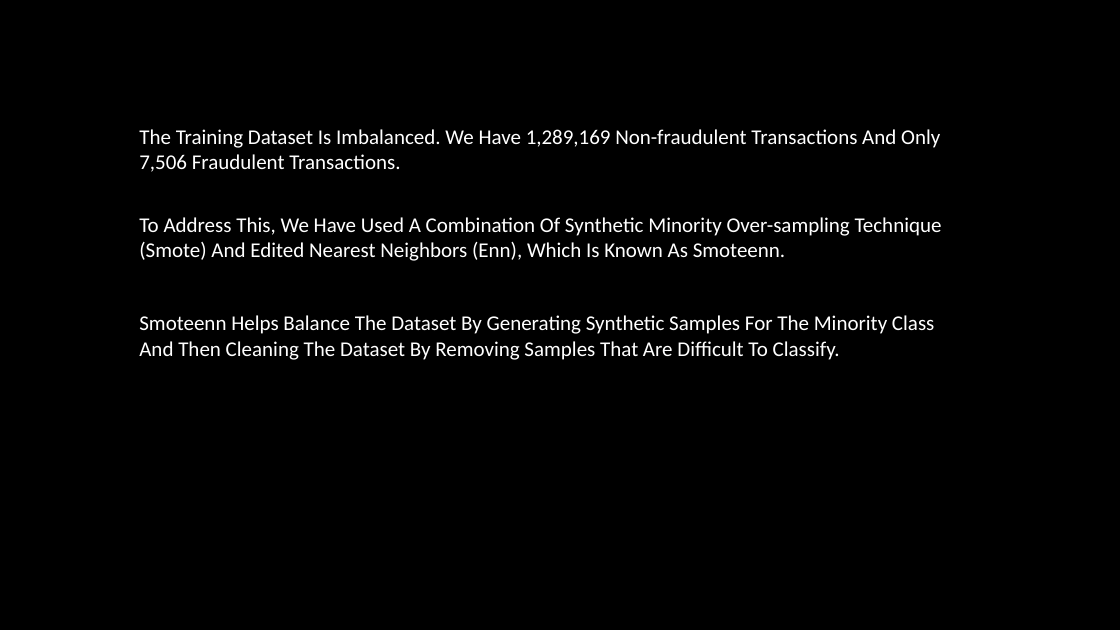
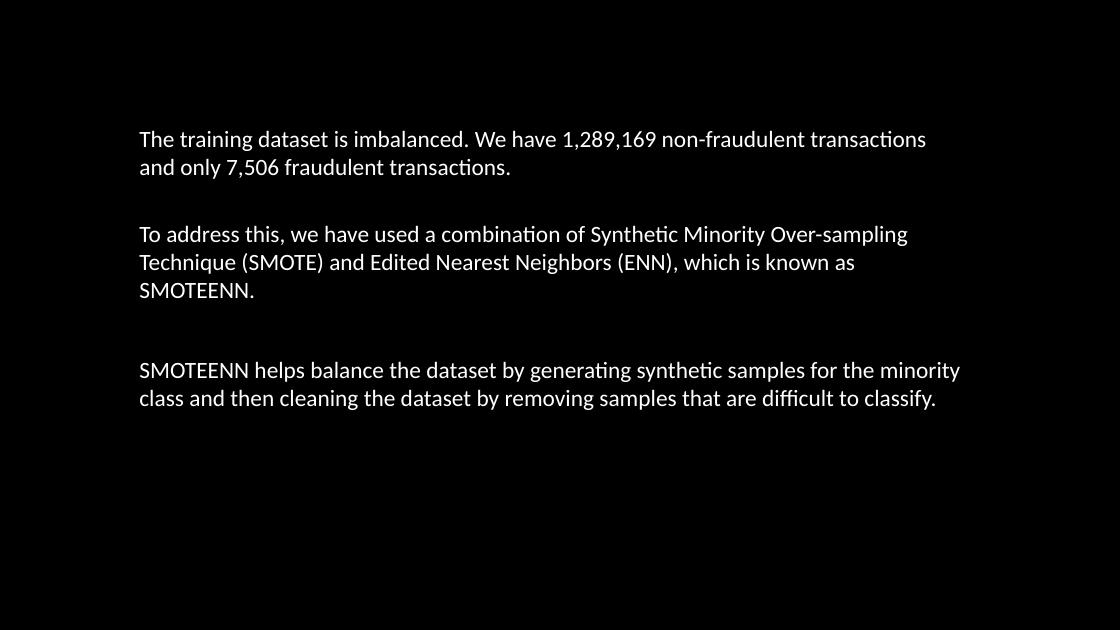
Before and after one commit to rahul-bhutekar/Data-Science, a slide deck: slide 5 of Projects/machine-learning-classification/ml-classification.pptx. Drawn at 1120x630 pixels with LibreOffice and Linux fonts; fonts in the diff are those of the drawing; background and template pictures are left out. Boxes give left, top, right and bottom in pixels: in the first picture for what was removed or moved away, otherwise in the second. Text is boxed around its words. In the diff, an @@ line names an element or a change of style, - is before the commit and + after.

```diff
--- a/Projects/machine-learning-classification/ml-classification.pptx
+++ b/Projects/machine-learning-classification/ml-classification.pptx
@@ subtitle at (139,130,960,410): text changed; size 18 to 20 pt @@
-The Training Dataset Is Imbalanced. We Have 1,289,169 Non-fraudulent Transactions And Only 7,506 Fraudulent Transactions.
-To Address This, We Have Used A Combination Of Synthetic Minority Over-sampling Technique (Smote) And Edited Nearest Neighbors (Enn), Which Is Known As Smoteenn.
-Smoteenn Helps Balance The Dataset By Generating Synthetic Samples For The Minority Class And Then Cleaning The Dataset By Removing Samples That Are Difficult To Classify.
+The training dataset is imbalanced. We have 1,289,169 non-fraudulent transactions and only 7,506 fraudulent transactions.
+To address this, we have used a combination of Synthetic Minority Over-sampling Technique (SMOTE) and Edited Nearest Neighbors (ENN), which is known as SMOTEENN.
+SMOTEENN helps balance the dataset by generating synthetic samples for the minority class and then cleaning the dataset by removing samples that are difficult to classify.
```
Also in this commit, not shown: 8 other slides changed.
